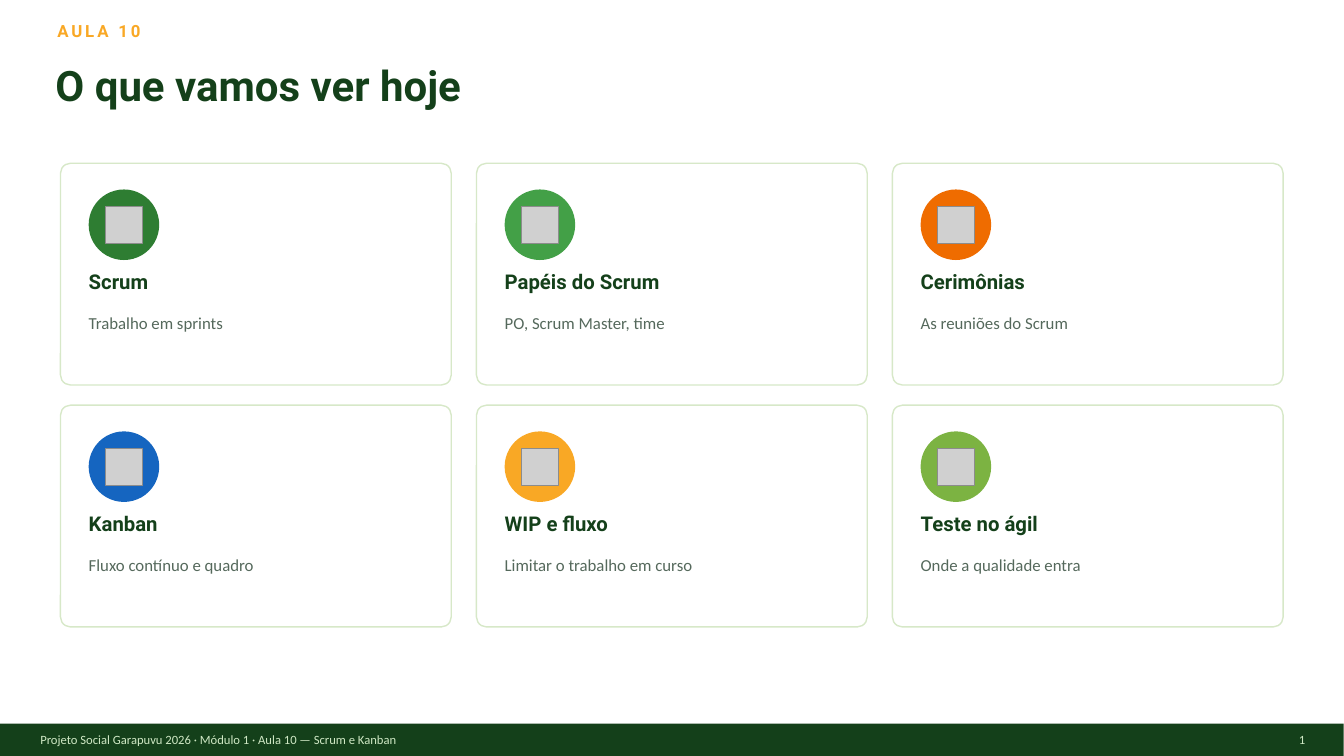
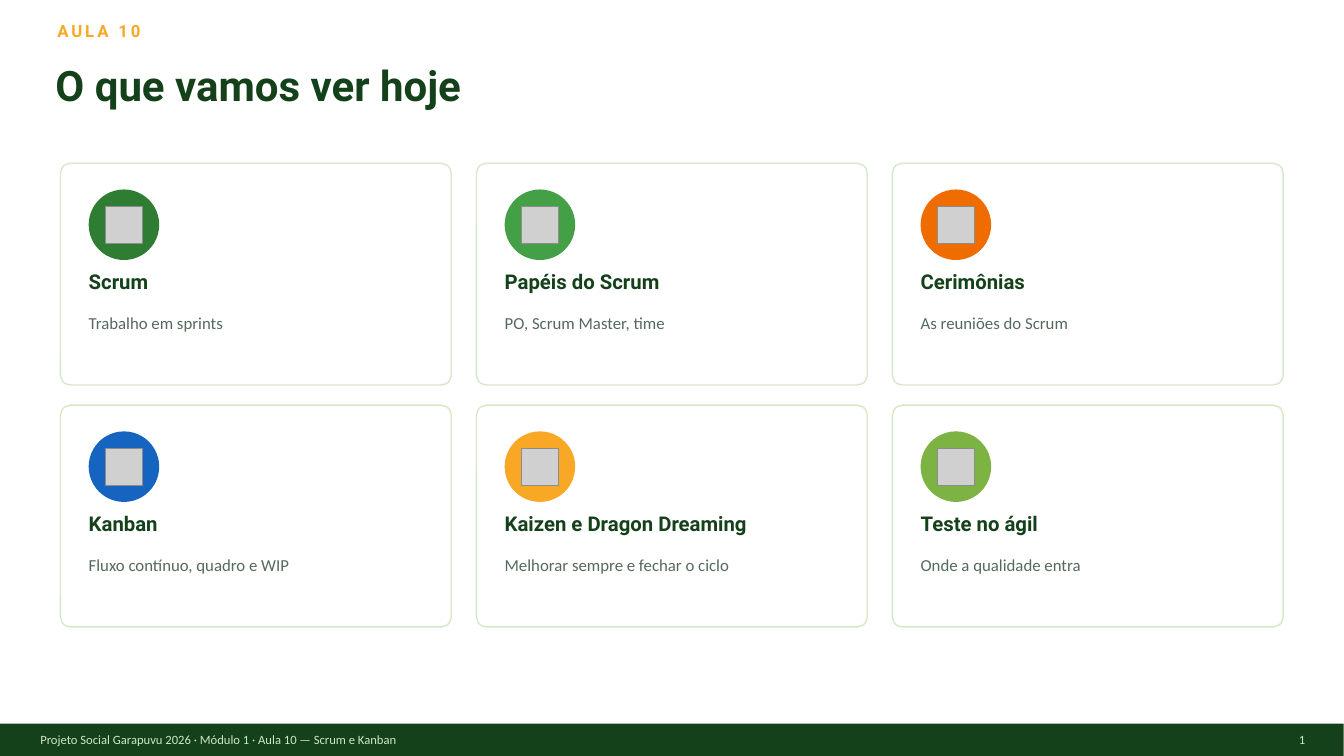
Before and after one commit to douglasqueirozfloripa/projeto-social-garapuvu, a slide deck: slide 2 of Modulo 1 - Fundamentos CTFL/Aula10_Scrum_e_Kanban.pptx. Drawn at 1344x756 pixels with LibreOffice and Linux fonts; fonts in the diff are those of the drawing; grey boxes stand for pictures. Boxes give left, top, right and bottom in pixels: in the first picture for what was removed or moved away, otherwise in the second. Text is boxed around its words. In the diff, an @@ line names an element or a change of style, - is before the commit and + after.

```diff
--- a/Modulo 1 - Fundamentos CTFL/Aula10_Scrum_e_Kanban.pptx
+++ b/Modulo 1 - Fundamentos CTFL/Aula10_Scrum_e_Kanban.pptx
@@ text at bbox=[505, 516, 746, 536]: text changed @@
-WIP e fluxo
+Kaizen e Dragon Dreaming
@@ text at bbox=[89, 559, 289, 574]: text changed @@
-Fluxo contínuo e quadro
+Fluxo contínuo, quadro e WIP
@@ text at bbox=[505, 559, 729, 574]: text changed @@
-Limitar o trabalho em curso
+Melhorar sempre e fechar o ciclo
```
Also in this commit, not shown: 3 other slides changed, 2 slides added, 34 other files.
